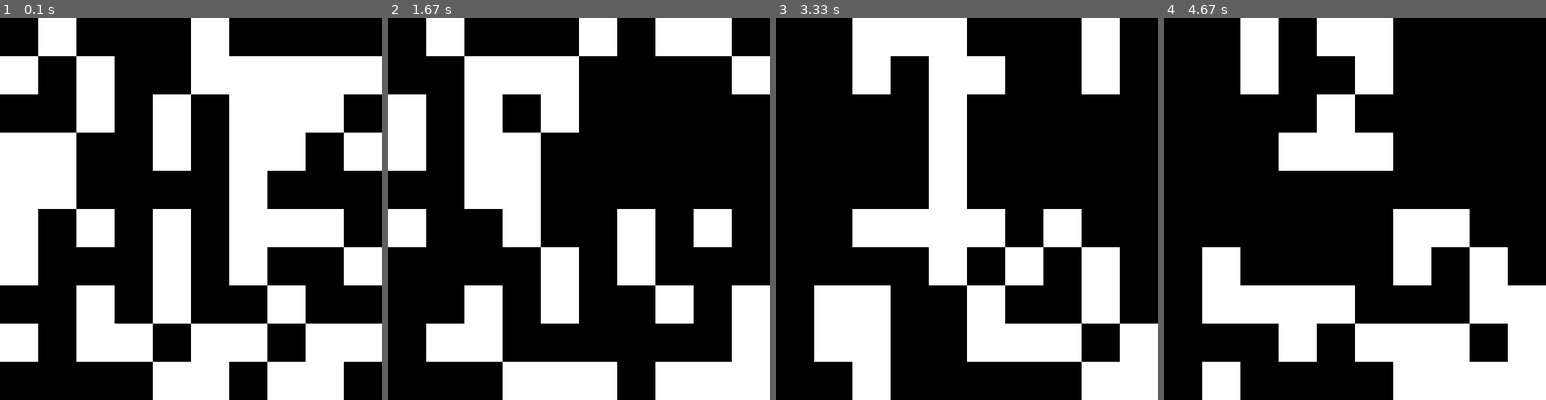
Above: before the commit, frames 1-4 (left to right).
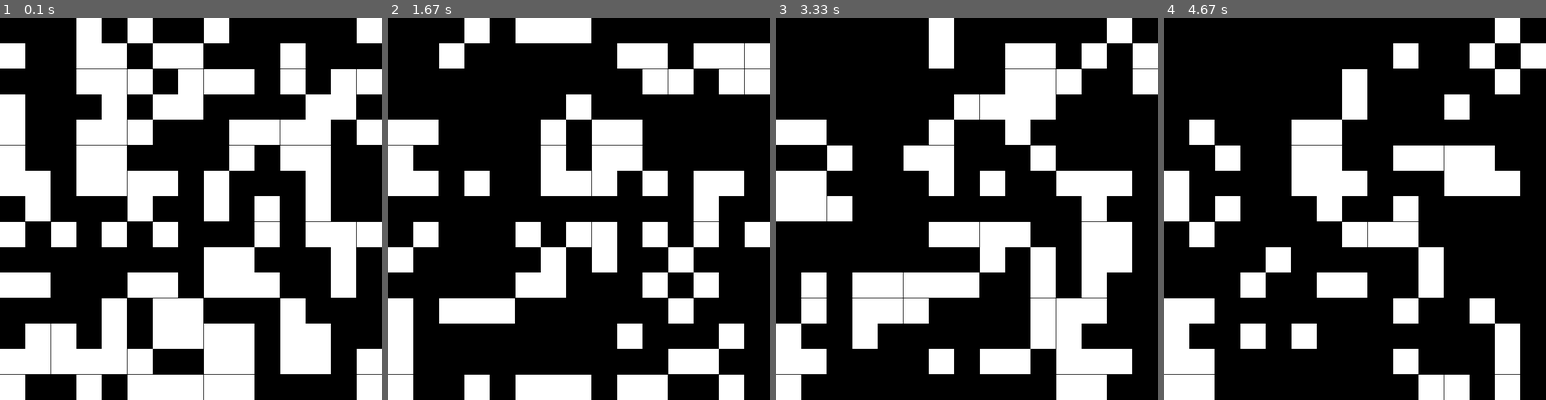
Above: after the commit, the same moments.

Repository: mea-me/ProjetS2-2026-CMI
Game: pygame game, started from pygameEntrainnement/jeu_de_la_vie_tobladz.py
Two runs of this game, one before a commit and one after it. Both use one fixed random seed, a clock stepped at 60 frames per second and the inputs below.
Inputs:
- Up to frame 1 (0.1 s): no input
- Up to frame 2 (1.67 s): no input
- Up to frame 3 (3.33 s): no input
- Up to frame 4 (4.67 s): no input

The runs differ from the first frame. In frame 1, 47% of the frame differs, in the area x 0-100%, y 0-100%; in frame 2, 44%; in frame 3, 42%; in frame 4, 40%.

Commit message:
taille du jeu paramétrable

Diff:
--- a/pygameEntrainnement/jeu_de_la_vie_tobladz.py
+++ b/pygameEntrainnement/jeu_de_la_vie_tobladz.py
@@ -141,10 +141,11 @@
 
     return rendu
 
+n = 15
 tableautest = []
-for i in range(10):
+for i in range(n):
     tableautest.append([])
-    for I in range(10):
+    for I in range(n):
         tableautest[i].append(random.randint(0,1))
 
 t = 0
@@ -159,7 +160,7 @@
     for i in range(len(tableautest)):
         for I in range(len(tableautest[0])):
             if tableautest[i][I] == 1:
-                screen.blit(pygame.transform.scale(pygame.image.load(os.path.join("pygameEntrainnement","carr_blanc.png")), (65,65)).convert_alpha(),pygame.transform.scale(pygame.image.load(os.path.join("pygameEntrainnement","carr_blanc.png")), (65,65)).convert_alpha().get_rect(topleft=(65*i, 65*I)))
+                screen.blit(pygame.transform.scale(pygame.image.load(os.path.join("pygameEntrainnement","carr_blanc.png")), (650/n,650/n)).convert_alpha(),pygame.transform.scale(pygame.image.load(os.path.join("pygameEntrainnement","carr_blanc.png")), (650/n,650/n)).convert_alpha().get_rect(topleft=((650/n)*i, (650/n)*I)))
 
     t+=1
 
